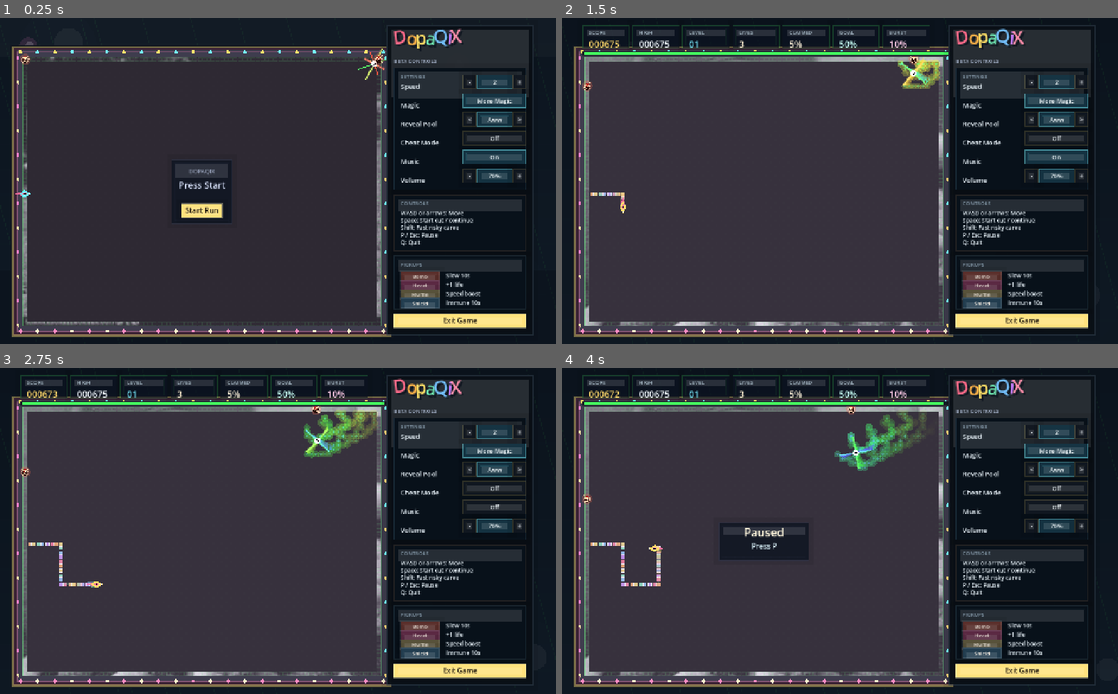
Above: before the commit, frames 1-4 (two rows, left to right).
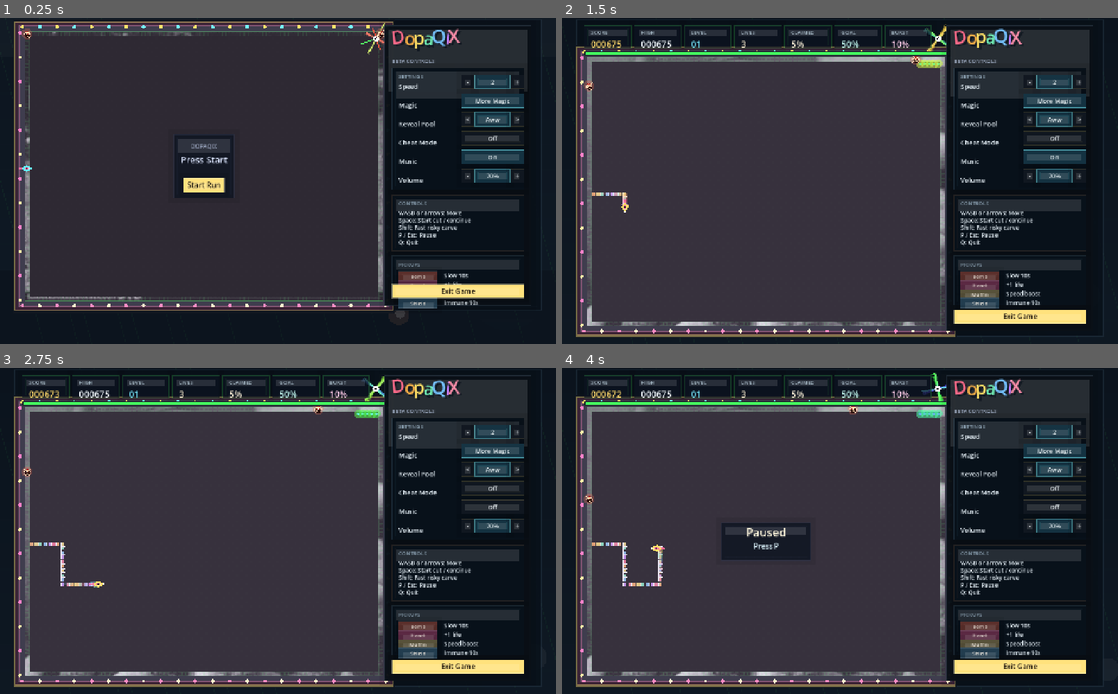
Above: after the commit, the same moments.

Repository: soolafsen/DopaQixNative2
Game: Godot game, scene res://main.tscn
The game is run twice, just before and just after one commit, with the same random seed, the same clock (stepped at 60 frames per second) and the same inputs.
Inputs (mouse positions are in pixels of both pictures, inside the frame that each line leads up to):
- Up to frame 1 (0.25 s): no input
- Up to frame 2 (1.5 s): tap Enter at 0.5 s; move the mouse to (962, 164) at 0.52 s; hold D (move_right) 0.53-1.28 s; tap Space (accept) at 0.6 s; click (962, 164) at 0.67 s; move the mouse to (728, 197) at 1.27 s; hold S (move_down) from 1.28 s (still down); tap Shift (boost_cut) at 1.35 s
- Up to frame 3 (2.75 s): move the mouse to (333, 459) at 2.02 s; release S (move_down) at 2.03 s; hold D (move_right) from 2.03 s (still down); hold M (toggle_music) from 2.03 s (still down)
- Up to frame 4 (4 s): move the mouse to (812, 596) at 2.77 s; release D (move_right) at 2.78 s; release M (toggle_music) at 2.78 s; hold W (move_up) 2.78-3.53 s; tap Enter at 2.85 s; click (812, 596) at 2.92 s; move the mouse to (1006, 579) at 3.52 s; hold A (move_left) from 3.53 s (still down); tap P at 3.6 s

The runs differ from the first frame. In frame 1, 24% of the frame differs, in the area x 2-96%, y 1-98%; in frame 2, 9.3%; in frame 3, 10%; in frame 4, 11%.

Commit message:
fix(ui): tighten title cabinet framing

Diff:
--- a/scripts/game.gd
+++ b/scripts/game.gd
@@ -14,7 +14,7 @@
 const ROWS := 60
 const BOARD_RECT := Rect2(Vector2(36.0, 122.0), Vector2(COLS * CELL, ROWS * CELL))
 const CARDINALS := [Vector2i.LEFT, Vector2i.RIGHT, Vector2i.UP, Vector2i.DOWN]
-const SIDEBAR_GAP := 14.0
+const SIDEBAR_GAP := 4.0
 const SIDEBAR_WIDTH := 360.0
 const MUSIC_ASSET_PATH := "res://assets/audio/zenostar_loop.ogg"
 const SLICE_ASSET_PATH := "res://assets/audio/cut_tick.ogg"
@@ -1389,7 +1389,7 @@
 func _board_rect() -> Rect2:
 	var cabinet_width: float = BOARD_RECT.size.x + SIDEBAR_GAP + SIDEBAR_WIDTH
 	var left: float = maxf(24.0, floor((size.x - cabinet_width) * 0.5))
-	var top: float = clampf(floor(size.y * 0.12), 92.0, 122.0)
+	var top: float = 34.0 if state_name == "title" else clampf(floor(size.y * 0.12), 92.0, 122.0)
 	return Rect2(Vector2(left, top), BOARD_RECT.size)
 
 
@@ -1760,8 +1760,8 @@
 
 func _options_panel_rect() -> Rect2:
 	var board := _board_rect()
-	var top: float = maxf(18.0, board.position.y - 104.0)
-	var bottom: float = minf(size.y - 18.0, board.end.y + 22.0)
+	var top: float = maxf(18.0, board.position.y - (18.0 if state_name == "title" else 104.0))
+	var bottom: float = minf(size.y - 12.0, board.end.y + 12.0)
 	var x: float = board.end.x + SIDEBAR_GAP
 	var width: float = SIDEBAR_WIDTH
 	return Rect2(Vector2(x, top), Vector2(width, bottom - top))
@@ -1937,6 +1937,8 @@
 
 func _draw() -> void:
 	_draw_backdrop()
+	if _options_visible():
+		_draw_cabinet_shell()
 	_draw_board()
 	if state_name != "level_clear":
 		_draw_enemy_residue()
@@ -2059,6 +2061,19 @@
 	_draw_candy_frame(board)
 	if state_name == "title":
 		draw_rect(board, Color(0, 0, 0, 0.16), true)
+
+
+func _draw_cabinet_shell() -> void:
+	var board := _board_rect()
+	var panel := _options_panel_rect()
+	var shell := Rect2(
+		Vector2(board.position.x - 24.0, minf(board.position.y - 18.0, panel.position.y - 14.0)),
+		Vector2(panel.end.x - board.position.x + 48.0, maxf(board.end.y + 18.0, panel.end.y + 12.0) - minf(board.position.y - 18.0, panel.position.y - 14.0))
+	)
+	draw_rect(shell, _with_alpha(Color("09111a"), 0.9), true)
+	draw_rect(Rect2(Vector2(board.end.x - 10.0, shell.position.y + 12.0), Vector2(panel.position.x - board.end.x + 20.0, shell.size.y - 24.0)), _with_alpha(Color("0c141d"), 0.98), true)
+	draw_rect(shell, _with_alpha(Color("233342"), 0.52), false, 3.0)
+	draw_rect(shell.grow(-10.0), _with_alpha(Color("0f1822"), 0.42), false, 1.0)
 
 
 func _draw_player() -> void:
